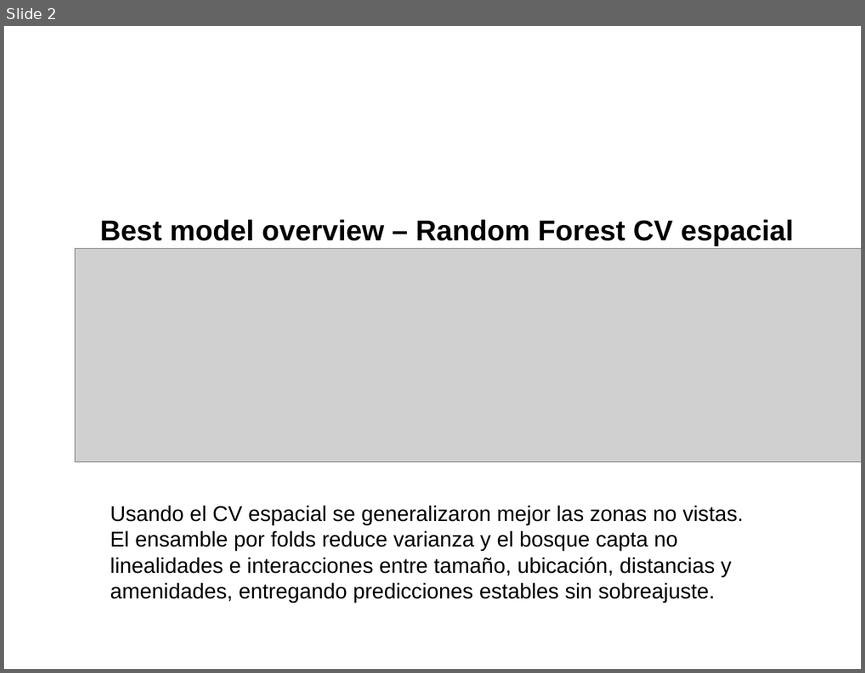
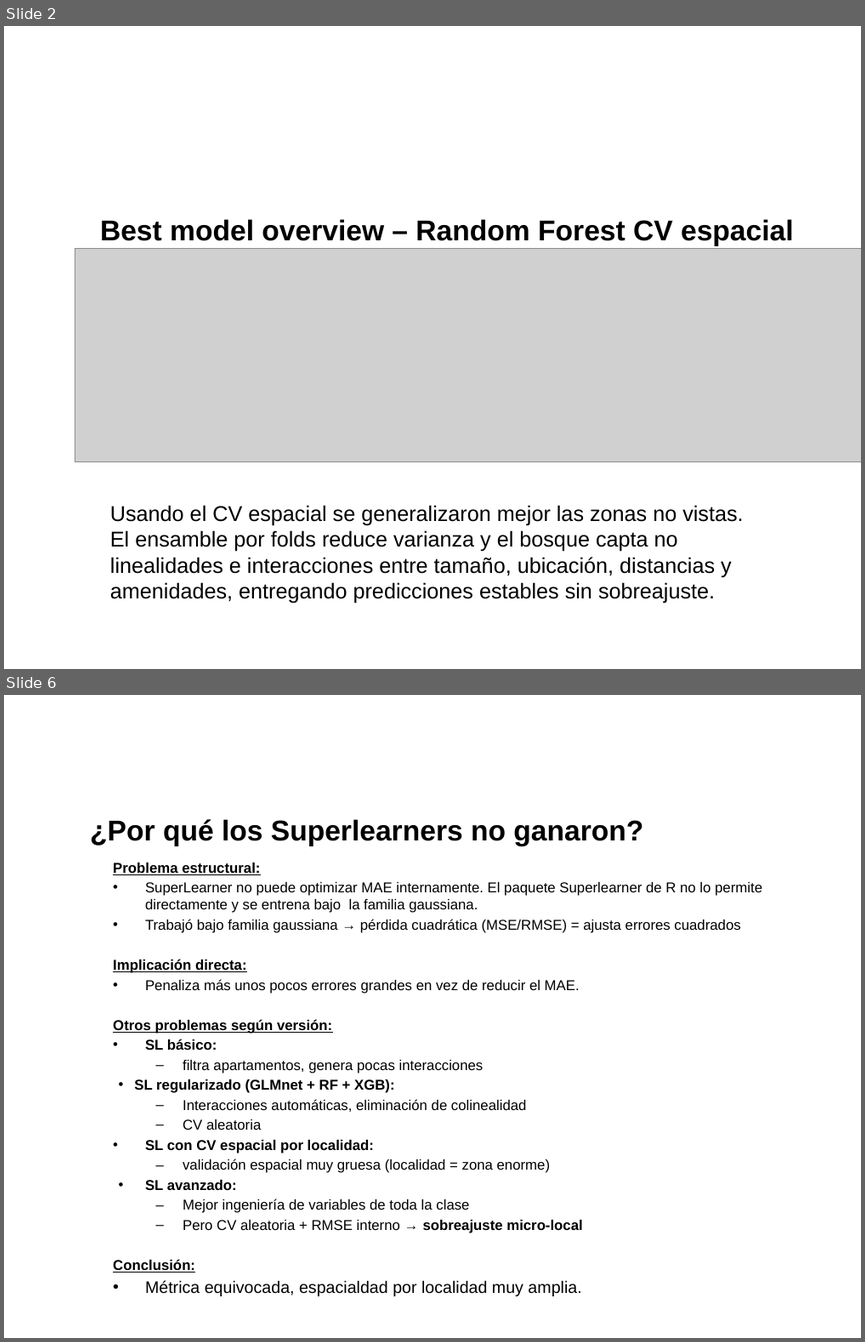
Before and after one commit to zoliverot/Taller3_Making-Money-with-ML, a slide deck: reports/slides/othermodels_equipo_08.pptx. Shown one above the other, each under a label of ours: slide 2 before the commit, slides 2 and 6 after it; the slides between them are not shown. The pictures are 865x673 and 865x1342 pixels, drawn with LibreOffice and Linux fonts; fonts in the diff are those of the drawing; grey boxes stand for pictures; background and template pictures are left out. Boxes give left, top, right and bottom in pixels: in the first picture for what was removed or moved away, otherwise in the second. Text is boxed around its words. In the diff, an @@ line names an element or a change of style, - is before the commit and + after.

```diff
--- a/reports/slides/othermodels_equipo_08.pptx
+++ b/reports/slides/othermodels_equipo_08.pptx
@@ slide 6 added at <box>4,695,861,1338</box>, background picture (left out) @@
@@ title added at <box>90,819,643,846</box>, 24 pt, text #000000, bold @@
+¿Por qué los Superlearners no ganaron?
@@ text added at <box>113,862,762,1233</box>, 12 pt, text #000000 @@
+Problema estructural:
+• SuperLearner no puede optimizar MAE internamente. El paquete Superlearner de R no lo permite directamente y se entrena bajo la familia gaussiana.
+• Trabajó bajo familia gaussiana → pérdida cuadrática (MSE/RMSE) = ajusta errores cuadrados
+Implicación directa:
+• Penaliza más unos pocos errores grandes en vez de reducir el MAE.
+Otros problemas según versión:
+• SL básico:
+  – filtra apartamentos, genera pocas interacciones
+• SL regularizado (GLMnet + RF + XGB):
+  – Interacciones automáticas, eliminación de colinealidad
+  – CV aleatoria
+• SL con CV espacial por localidad:
+  – validación espacial muy gruesa (localidad = zona enorme)
+• SL avanzado:
+  – Mejor ingeniería de variables de toda la clase
+  – Pero CV aleatoria + RMSE interno → sobreajuste micro-local
+Conclusión:
+• Métrica equivocada, espacialdad por localidad muy amplia.
```
Also in this commit, not shown: 4 other slides added.
